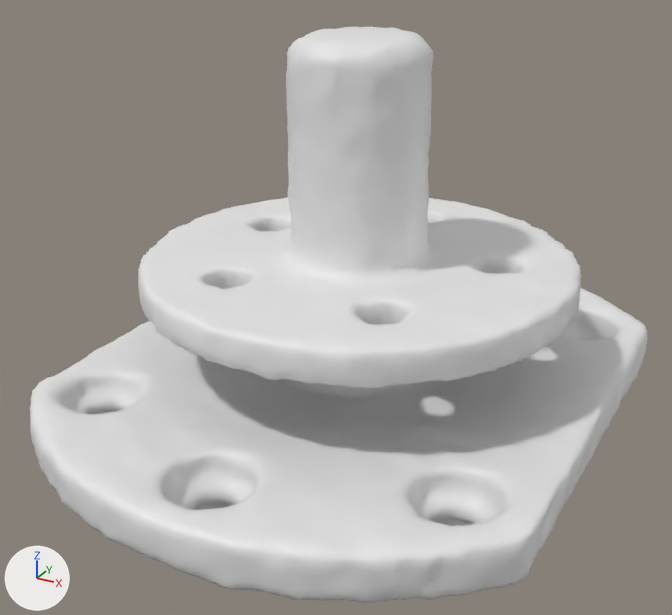
An edit to the OBJ model pieces/adaptateur Mesures/adaptateur.obj, drawn before and after from the same camera.
Before and after are seen from a 50 mm camera at (0.1164, -0.2255, 0.1604) aimed at (-0.0033, -0.0079, 0.0516). Arrows for +X, +Y and +Z are at lower left; the lights stay in place. Where no turn or scale is listed for an object, it has been applied to the vertices.

The first picture shows 'adapatateur_modifie'.
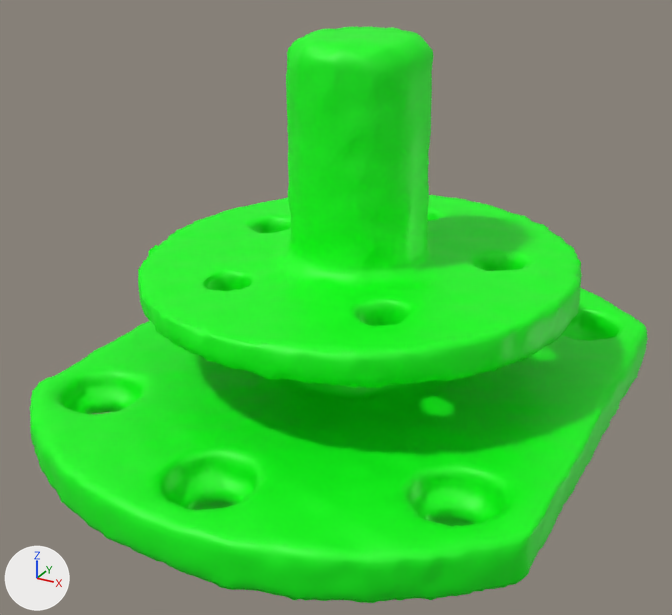
Commit message: Amelioration adaptateur

Location of each change, [x1, y1, x2, y2] in pixels of the pictures (672 x 615 px; the box of a moved part takes in the faces that stretch with it):
part 1 of me_adapatateur_modifie, moved or reshaped
    before: [31, 198, 581, 494]
    after: [31, 195, 582, 494]
part 2 of me_adapatateur_modifie, recoloured (white to green)
    both: [30, 27, 648, 603]

What the commit changed:
Material 'Default_OBJ' (mat_default_obj) is new.
Its base color is (0.0, 1.0, 0.00531) (green #00ff10).
Its roughness is 0.526.
me_adapatateur_modifie has 29876 vertices, 29896 faces and spans x -0.075..0.075, y -0.096..0.096, z -0.001..0.129.
me_adapatateur_modifie is used by ob_adapatateur_modifie; location (0.0, 0.0, 0.0).
me_adapatateur_modifie part 1: 1774 vertices moved from x -0.07..0.063, y -0.085..0.072, z 0.009..0.067 to x -0.07..0.063, y -0.085..0.072, z 0.009..0.068; 175 vertices removed from x -0.062..0.063, y -0.062..0.063, z 0.065..0.067; 175 vertices added at x -0.062..0.063, y -0.062..0.063, z 0.063..0.068.
me_adapatateur_modifie part 2: 29332 faces spanning x -0.075..0.075, y -0.096..0.096, z -0.001..0.129 switch from no material to mat_default_obj (green #00ff10).
